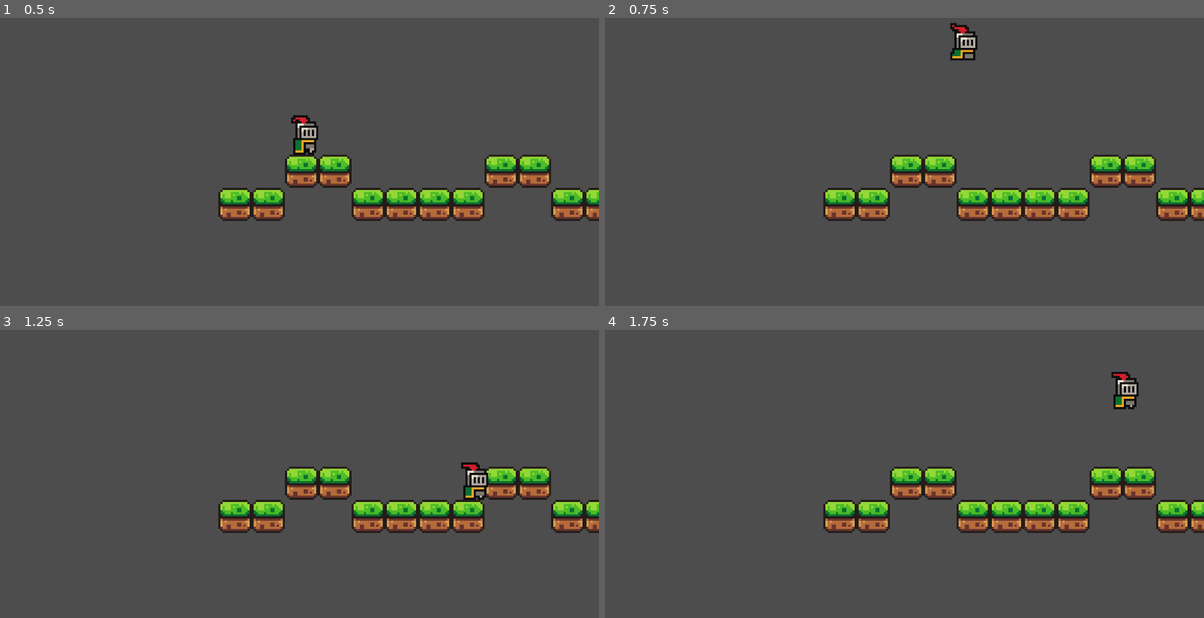
Above: before the commit, frames 1-4 (two rows, left to right).
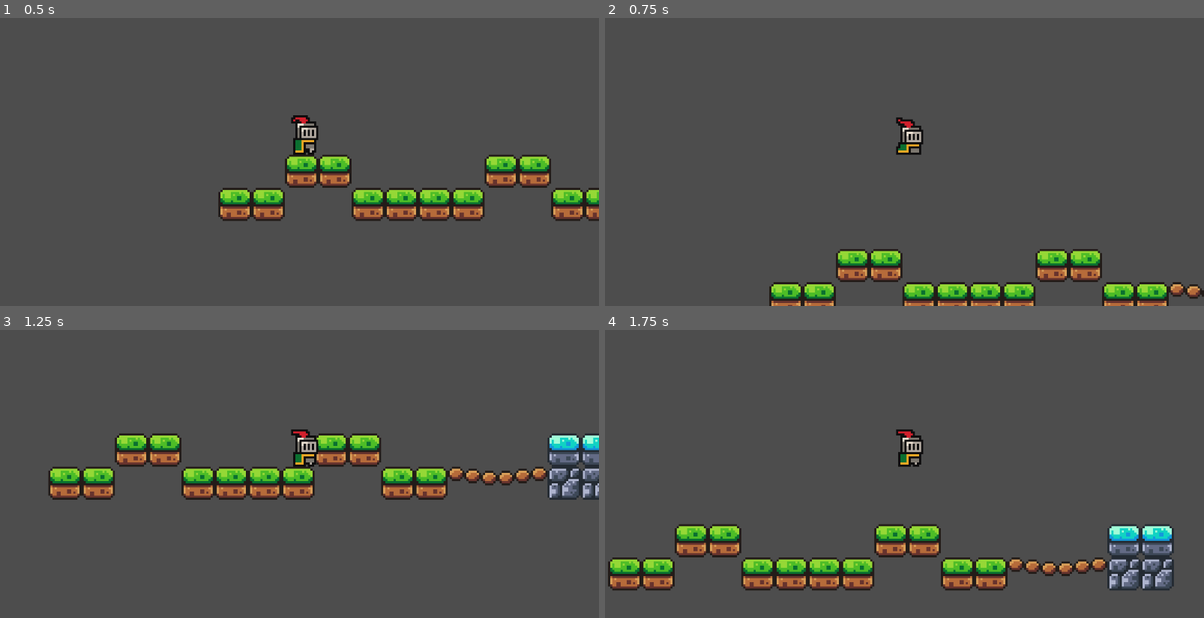
Above: after the commit, the same moments.

Repository: IvanPrikhodko/1_godot_tutorial
Game: Godot game, scene res://Scenes/game.tscn
Two runs of this game, one before a commit and one after it. Both use one fixed random seed, a clock stepped at 60 frames per second and the inputs below.
Inputs:
- Up to frame 1 (0.5 s): no input
- Up to frame 2 (0.75 s): tap Enter (ui_accept) at 0.5 s; hold Right (ui_right) from 0.53 s (still down)
- Up to frame 3 (1.25 s): keep holding Right (ui_right); tap Enter (ui_accept) at 0.77 s
- Up to frame 4 (1.75 s): keep holding Right (ui_right); tap Enter (ui_accept) at 1.52 s

Frame 1 is identical in both runs. In frame 2, 14% of the frame differs, in the area x 27-100%, y 1-100%; in frame 3, 16%; in frame 4, 18%, in the area x 0-100%, y 14-91%.

Commit message:
camera child parent relationship and smoothing

Diff:
--- a/Scenes/game.tscn
+++ b/Scenes/game.tscn
@@ -438,6 +438,5 @@
 [node name="Player" parent="." instance=ExtResource("1_jvkt0")]
 position = Vector2(39, -8)
 
-[node name="Camera2D" type="Camera2D" parent="."]
-position = Vector2(39, -8)
+[node name="Camera2D" type="Camera2D" parent="Player"]
 zoom = Vector2(4, 4)
